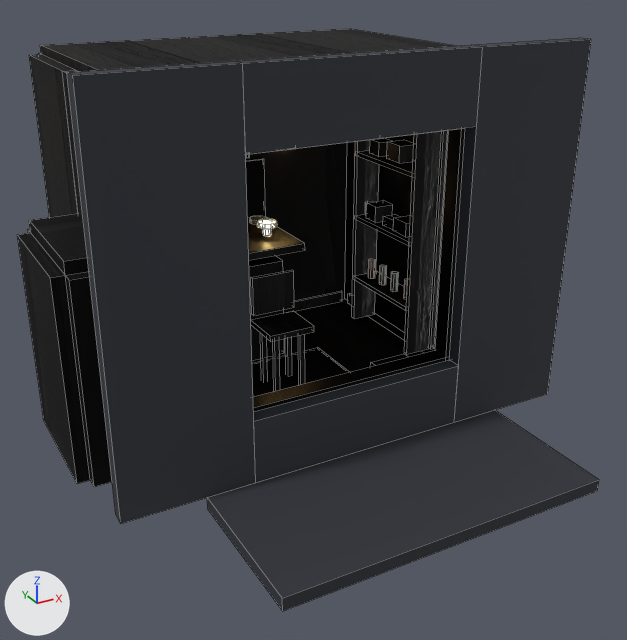
The Blender file 07-advanced-assets/a01-bake/quay-bay.blend, before and after one commit.
Rendered twice from a 50 mm camera at (-2.52, -4.08, 2.95) aimed at (-0.09, 0.34, 0.74). Every picture has the same lights, and +X, +Y and +Z are marked at lower left. The older version comes first. Mesh edges are drawn as thin lines.

Objects in the first picture: 'QuayBay'.
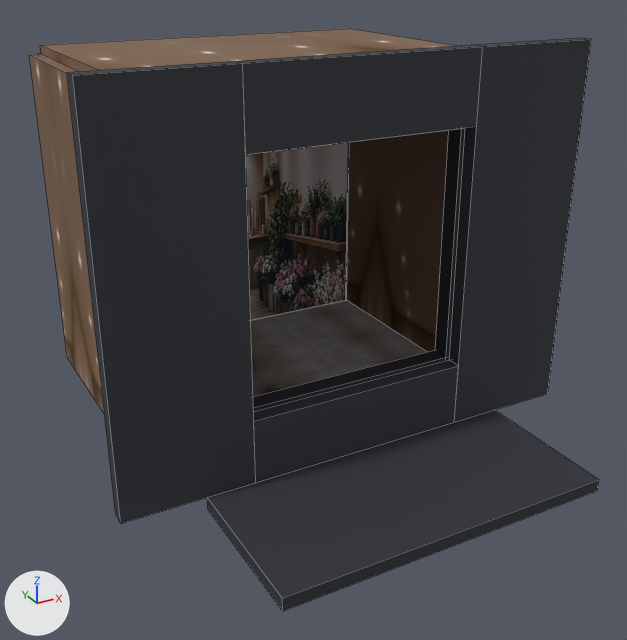
The change, as a list of edits to the scene's bpy script:
```text
Add img_atlasfloorimg:
    img_atlasfloorimg = load_image('AtlasFloorImg', '_unpacked/AtlasFloorImg', 232, 62, 'sRGB')
Add img_atlaswallimg:
    img_atlaswallimg = load_image('AtlasWallImg', '_unpacked/AtlasWallImg', 64, 64, 'sRGB')
Add img_atlasroomimg:
    img_atlasroomimg = load_image('AtlasRoomImg', '_unpacked/AtlasRoomImg', 456, 382, 'sRGB')
Add mat_atlasfloor:
    mat_atlasfloor = bpy.data.materials.new('AtlasFloor')
    # uses the picture img_atlasfloorimg
Add mat_atlaswall:
    mat_atlaswall = bpy.data.materials.new('AtlasWall')
    # uses the picture img_atlaswallimg
Add mat_atlasroom:
    mat_atlasroom = bpy.data.materials.new('AtlasRoom')
    # uses the picture img_atlasroomimg
Change me_cube:
    used by ob_quaybay; location = (0.0, 0.0, 0.0)
    verts and faces of me_cube; kept vertices keep their numbers, new ones are numbered from 836
    before: 32 (-1.28, 0.0, 0.0), 33 (-1.28, 0.0, 2.24), 34 (-1.28, 0.38, 0.0), 35 (-1.28, 0.38, 2.24), 36 (-1.2, 0.0, 0.0)
    before: 37 (-1.2, 0.0, 2.24), 38 (-1.2, 0.38, 0.0), 39 (-1.2, 0.38, 2.24), 40 (-1.28, 1.22, 0.0), 41 (-1.28, 1.22, 2.24) at pixel (62, 71)
    before: 42 (-1.28, 2.1, 0.0), 43 (-1.28, 2.1, 2.24) at pixel (29, 55), 44 (-1.2, 1.22, 0.0), 45 (-1.2, 1.22, 2.24) at pixel (75, 70), 46 (-1.2, 2.1, 0.0)
    before: 47 (-1.2, 2.1, 2.24) at pixel (41, 54)
    remove me_cube.from_pydata(...)  # 836 vertices, 602 faces; spans x -1.66..1.55, y -1.1..2.18, z -0.06..2.4
    remove me_cube.materials.append(mat_niche)
    remove me_cube.materials.append(mat_iron)
    add me_cube.from_pydata(...)  # 120 vertices, 90 faces; spans x -1.55..1.55, y -1.1..2.18, z -0.06..2.4
    me_cube part 1: a new loose piece, a box spanning x -1.19..1.19, y 2.054..2.066, z 0.004..2.234, in mat_atlasroom
    me_cube part 2: 60 loose pieces with 716 vertices, spanning x -1.66..1.19, y 0.1..2.1, z -0.05..2.24, are deleted
    me_cube part 3
    add delete_vertices([34, 35, *range(38, 42), 44, 45])  # with the faces that use them
    add faces += [(32, 33, 43, 42), (36, 46, 47, 37), (32, 42, 46, 36), (33, 37, 47, 43)]  # mat_atlaswall
    me_cube part 4: 6 faces spanning x -1.2..1.2, y 0.0..2.1, z -0.06..0.0 switch from mat_floor to mat_atlasfloor
    me_cube part 5: 6 faces spanning x -1.2..1.2, y 0.0..2.1, z 2.24..2.3 switch from mat_ceiling to mat_atlaswall
    me_cube part 6: 14 faces spanning x -1.28..1.28, y 0.0..2.18, z 0.0..2.24 switch from mat_wall to mat_atlaswall
    remove me_cube.materials.append(mat_timber)
    remove me_cube.materials.append(mat_rug)
    remove me_cube.materials.append(mat_cloth)
    remove me_cube.materials.append(mat_creamware)  # brown #766f61
    remove me_cube.materials.append(mat_paper)
    remove me_cube.materials.append(mat_amber)  # brown #6f4b30
    remove me_cube.materials.append(mat_greenware)  # greyish green #3c4b3f
    remove me_cube.materials.append(mat_lampshade)  # brown #81613f, glowing beige #ffce81
    remove me_cube.materials.append(mat_lampbulb)  # brown #aa9061, glowing beige #ffdf99
    add me_cube.materials.append(mat_atlasroom)
```

Boxes [x1, y1, x2, y2] around the edits, measured in the pictures (627 x 640 px):
'QuayBay', reshaped
    before: [17, 29, 599, 611]
    after: [29, 29, 599, 611]
part 1 of me_cube, added
    after: [246, 142, 349, 320]
part 2 of me_cube, deleted
    before: [17, 70, 448, 487]
part 3 of me_cube, cut back
    before: [29, 54, 78, 217]
    after: [29, 54, 104, 413]
part 4 of me_cube, recoloured (lighter)
    before: [252, 299, 423, 372]
    after: [251, 300, 426, 397]
part 5 of me_cube, recoloured (black to brown)
    both: [40, 29, 454, 72]
part 6 of me_cube, recoloured
    both: [39, 53, 449, 347]
